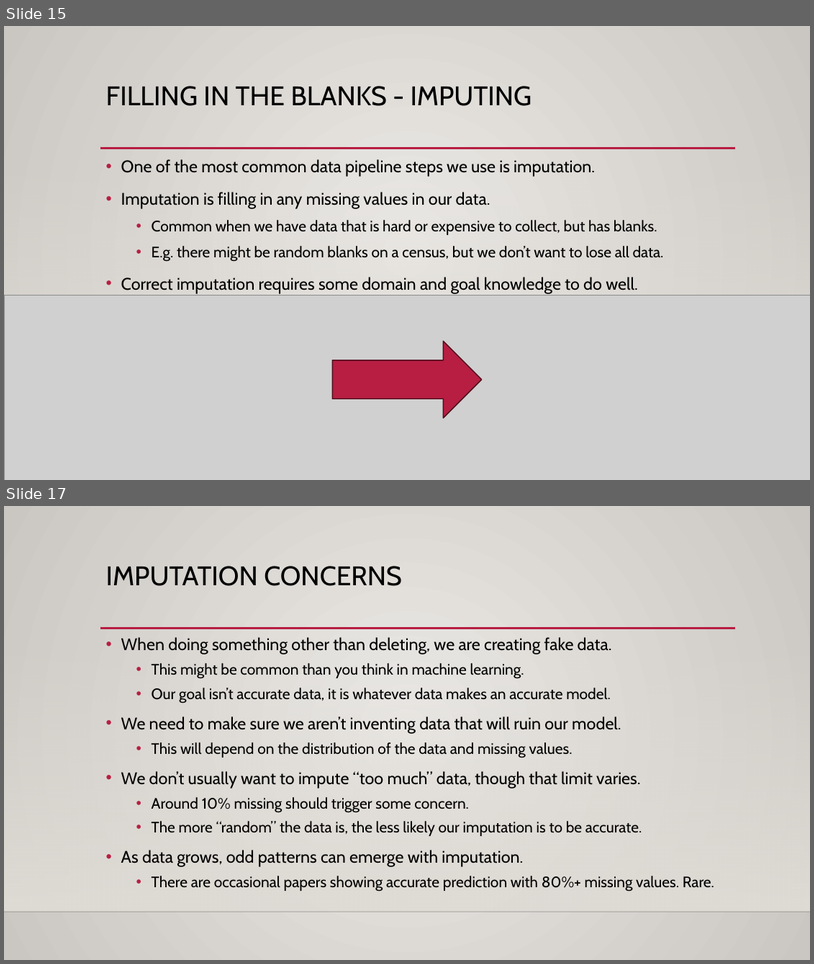
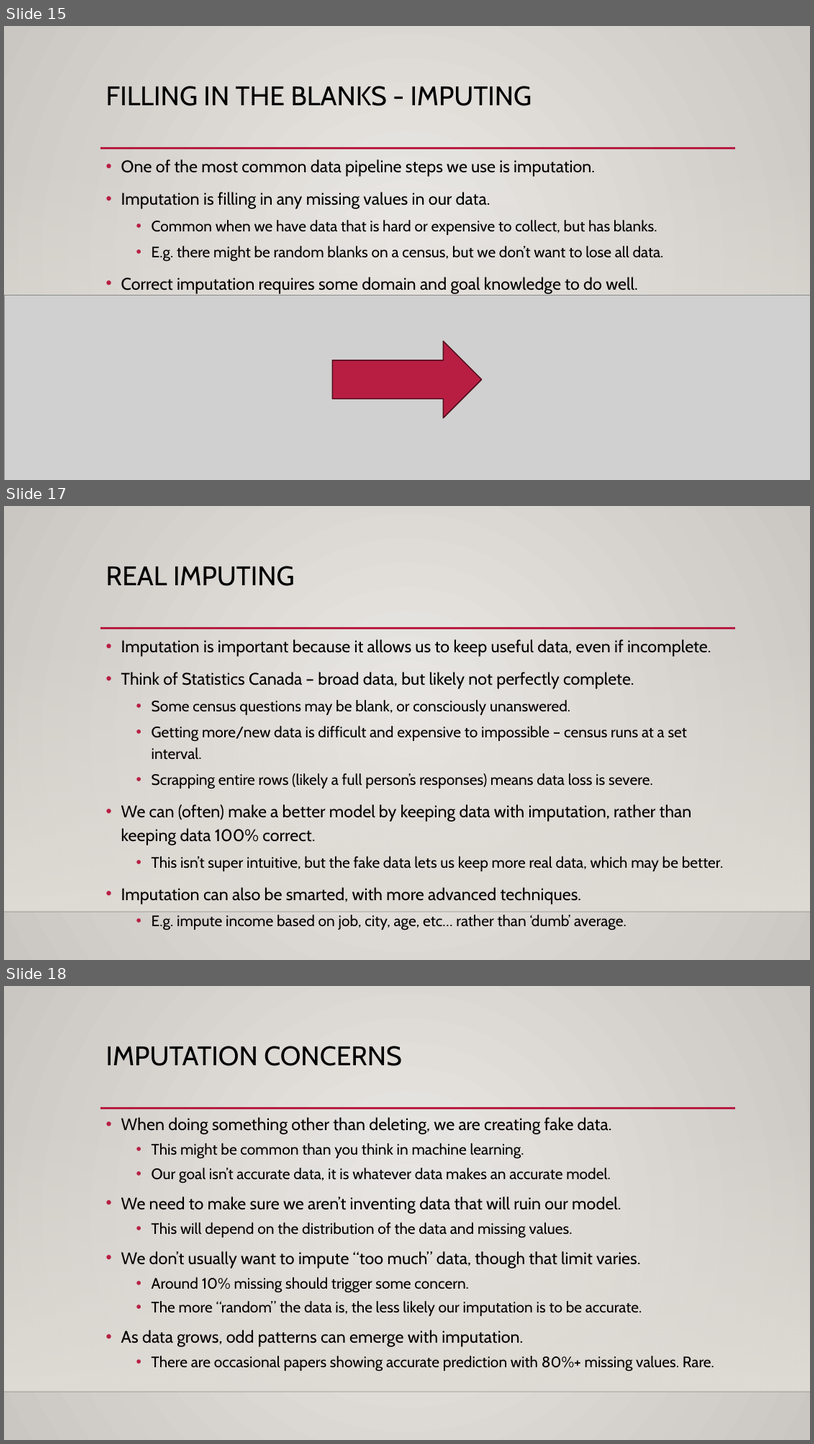
Before and after one commit to AkeemSemper/ML_for_Non_DS_Students, a slide deck: course_resources/slides/Used/014_pipelines.pptx. Shown one above the other, each under a label of ours: slides 15 and 17 before the commit, slides 15, 17 and 18 after it; the slides between them are not shown. The pictures are 814x964 and 814x1444 pixels, drawn with LibreOffice and Linux fonts; fonts in the diff are those of the drawing; grey boxes stand for pictures; background and template pictures are left out. Boxes give left, top, right and bottom in pixels: in the first picture for what was removed or moved away, otherwise in the second. Text is boxed around its words. In the diff, an @@ line names an element or a change of style, - is before the commit and + after.

```diff
--- a/course_resources/slides/Used/014_pipelines.pptx
+++ b/course_resources/slides/Used/014_pipelines.pptx
@@ slide 17 added at (4,506,810,960), background gradient #ECEAE7 to #CAC7C1; not listed: 3 template elements that a slide beside it also shows @@
@@ title added at (106,566,295,586), 32 pt, text #000000 @@
+REAL IMPUTING
@@ text added at (121,639,724,930), 18 pt, text #000000 @@
+• Imputation is important because it allows us to keep useful data, even if incomplete.
+• Think of Statistics Canada – broad data, but likely not perfectly complete.
+  • Some census questions may be blank, or consciously unanswered.
+  • Getting more/new data is difficult and expensive to impossible – census runs at a set interval.
+  • Scrapping entire rows (likely a full person’s responses) means data loss is severe.
+• We can (often) make a better model by keeping data with imputation, rather than keeping data 100% correct.
+  • This isn’t super intuitive, but the fake data lets us keep more real data, which may be better.
+• Imputation can also be smarted, with more advanced techniques.
+  • E.g. impute income based on job, city, age, etc… rather than ‘dumb’ average.
@@ what was slide 17 is now slide 18 @@
```
Also in this commit, not shown: 4 slides changed, 2 other slides added, 4 other files.
